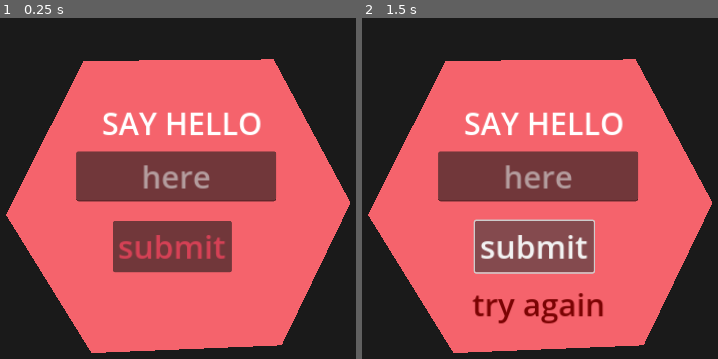
Above: before the commit, frames 1-2 (left to right).
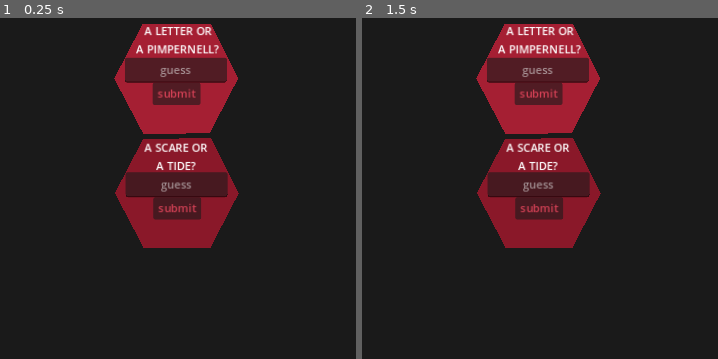
Above: after the commit, the same moments.

Repository: cristiehenry/godot-rnd
Game: Godot game, scene res://scenes/main.tscn
The game is run twice, just before and just after one commit, with the same random seed, the same clock (stepped at 60 frames per second) and the same inputs.
Inputs:
- Up to frame 1 (0.25 s): no input
- Up to frame 2 (1.5 s): click "submit" at 0.5 s; click "submit" at 1.25 s

The runs differ from the first frame. In frame 1, 66% of the frame differs, in the area x 1-99%, y 1-99%; in frame 2, 66%.

Commit message:
now there are two

Diff:
--- a/scenes/control.gd
+++ b/scenes/control.gd
@@ -17,7 +17,7 @@
 	var text = enter_here.text
 	text = text.strip_edges().to_lower()
 
-	if text == "hello":
+	if text == "scarlet":
 		success_message.text = "You WIN"
 	else:
 		success_message.text = "try again"
--- a/scenes/main.tscn
+++ b/scenes/main.tscn
@@ -1,59 +1,57 @@
-[gd_scene load_steps=7 format=3 uid="uid://bbvvv53m7xt4u"]
+[gd_scene load_steps=5 format=3 uid="uid://bbvvv53m7xt4u"]
 
 [ext_resource type="Script" path="res://scenes/control.gd" id="1_o5qli"]
 
 [sub_resource type="Theme" id="Theme_5c407"]
+default_font_size = 16
 
 [sub_resource type="LabelSettings" id="LabelSettings_1j03x"]
-font_size = 44
-
-[sub_resource type="Theme" id="Theme_iam74"]
-default_font_size = 45
-
-[sub_resource type="Theme" id="Theme_gfbam"]
 
 [sub_resource type="LabelSettings" id="LabelSettings_n7lkh"]
-font_size = 45
-font_color = Color(0.481018, 0.0127848, 0.0128667, 1)
+line_spacing = 2.08165e-12
+font_color = Color(0.227108, 0.00278755, 0.00278428, 1)
 
 [node name="main" type="Node"]
 
-[node name="Control" type="Control" parent="."]
+[node name="Red" type="Control" parent="."]
 light_mask = 0
 layout_mode = 3
 anchors_preset = 15
 anchor_right = 1.0
 anchor_bottom = 1.0
+offset_left = 5.0
+offset_right = 5.0
 grow_horizontal = 2
 grow_vertical = 2
 theme = SubResource("Theme_5c407")
 script = ExtResource("1_o5qli")
 
-[node name="Polygon2D" type="Polygon2D" parent="Control"]
+[node name="Polygon2D" type="Polygon2D" parent="Red"]
 show_behind_parent = true
-position = Vector2(-344, 290)
-scale = Vector2(4.56316, 4.47535)
-color = Color(0.960795, 0.390257, 0.425873, 1)
-polygon = PackedVector2Array(231.5, -37, 171.5, -36.5, 147, 13, 174, 57.5, 234, 55, 255.744, 9.16129)
+position = Vector2(239, 299)
+scale = Vector2(1.63489, 1.65047)
+color = Color(0.544052, 0.0952324, 0.161329, 1)
+polygon = PackedVector2Array(231.5, -37, 171.5, -36.5, 146.617, 10.9489, 172.13, 58.9898, 230.66, 58.7663, 255.744, 10.9489)
 uv = PackedVector2Array(231.5, -37, 171.5, -36.5, 147, 13, 174, 57.5, 234, 55, 262.5, 8.5)
 
-[node name="MarginContainer" type="MarginContainer" parent="Control"]
-layout_mode = 0
-offset_right = 40.0
-offset_bottom = 40.0
-
-[node name="Panel" type="Panel" parent="Control"]
-layout_mode = 0
-offset_right = 40.0
-offset_bottom = 40.0
-
-[node name="Label" type="Label" parent="Control/Panel"]
-layout_mode = 0
-offset_left = 431.0
-offset_top = 161.0
-offset_right = 730.0
-offset_bottom = 271.0
-text = "say hello"
+[node name="MarginContainer" type="MarginContainer" parent="Red"]
+layout_mode = 0
+offset_right = 40.0
+offset_bottom = 40.0
+
+[node name="Panel" type="Panel" parent="Red"]
+layout_mode = 0
+offset_right = 40.0
+offset_bottom = 40.0
+
+[node name="Label" type="Label" parent="Red/Panel"]
+layout_mode = 0
+offset_left = 516.0
+offset_top = 232.0
+offset_right = 617.0
+offset_bottom = 300.0
+text = "a scare or
+a tide?"
 label_settings = SubResource("LabelSettings_1j03x")
 horizontal_alignment = 1
 vertical_alignment = 1
@@ -62,47 +60,45 @@
 max_lines_visible = 2
 text_direction = 1
 
-[node name="EnterHere" type="LineEdit" parent="Control/Panel"]
+[node name="EnterHere" type="LineEdit" parent="Red/Panel"]
 layout_mode = 1
 anchors_preset = -1
 anchor_left = 0.175
 anchor_top = 0.544
 anchor_right = 1.552
 anchor_bottom = 1.195
-offset_left = 421.0
-offset_top = 235.24
-offset_right = 653.92
-offset_bottom = 280.2
-theme = SubResource("Theme_iam74")
-placeholder_text = "here"
+offset_left = 487.0
+offset_top = 265.24
+offset_right = 578.92
+offset_bottom = 275.2
+placeholder_text = "guess"
 alignment = 1
 max_length = 16
 expand_to_text_length = true
 
-[node name="SubmitButton" type="Button" parent="Control/Panel"]
+[node name="SubmitButton" type="Button" parent="Red/Panel"]
 layout_mode = 1
 anchors_preset = -1
 anchor_left = 0.044
 anchor_top = 1.425
 anchor_right = 1.875
 anchor_bottom = 2.2
-offset_left = 479.24
-offset_top = 300.0
-offset_right = 577.0
-offset_bottom = 333.0
-theme = SubResource("Theme_gfbam")
+offset_left = 532.24
+offset_top = 266.0
+offset_right = 528.0
+offset_bottom = 266.0
 theme_override_colors/font_color = Color(0.834057, 0.253157, 0.33358, 1)
-theme_override_font_sizes/font_size = 46
+theme_override_font_sizes/font_size = 16
 action_mode = 0
 text = "submit"
 icon_alignment = 1
 
-[node name="SuccessMessage" type="Label" parent="Control/Panel"]
-layout_mode = 0
-offset_left = 452.0
-offset_top = 432.0
-offset_right = 695.0
-offset_bottom = 523.0
+[node name="SuccessMessage" type="Label" parent="Red/Panel"]
+layout_mode = 0
+offset_left = 520.0
+offset_top = 355.0
+offset_right = 614.0
+offset_bottom = 396.0
 label_settings = SubResource("LabelSettings_n7lkh")
 horizontal_alignment = 1
 vertical_alignment = 1
@@ -111,4 +107,101 @@
 max_lines_visible = 1
 visible_characters = 14
 
-[connection signal="pressed" from="Control/Panel/SubmitButton" to="Control" method="_on_submit_button_pressed"]
+[node name="Scarlet" type="Control" parent="."]
+light_mask = 0
+layout_mode = 3
+anchors_preset = 15
+anchor_right = 1.0
+anchor_bottom = 1.0
+offset_left = 4.0
+offset_top = -165.0
+offset_right = 4.0
+offset_bottom = -165.0
+grow_horizontal = 2
+grow_vertical = 2
+theme = SubResource("Theme_5c407")
+script = ExtResource("1_o5qli")
+
+[node name="Polygon2D" type="Polygon2D" parent="Scarlet"]
+show_behind_parent = true
+position = Vector2(239, 299)
+scale = Vector2(1.63489, 1.65047)
+color = Color(0.650373, 0.124727, 0.200968, 1)
+polygon = PackedVector2Array(231.5, -37, 171.5, -36.5, 146.617, 10.9489, 172.13, 58.9898, 230.66, 58.7663, 255.744, 10.9489)
+uv = PackedVector2Array(231.5, -37, 171.5, -36.5, 147, 13, 174, 57.5, 234, 55, 262.5, 8.5)
+
+[node name="MarginContainer" type="MarginContainer" parent="Scarlet"]
+layout_mode = 0
+offset_right = 40.0
+offset_bottom = 40.0
+
+[node name="Panel" type="Panel" parent="Scarlet"]
+layout_mode = 0
+offset_right = 40.0
+offset_bottom = 40.0
+
+[node name="Label" type="Label" parent="Scarlet/Panel"]
+layout_mode = 0
+offset_left = 510.0
+offset_top = 229.0
+offset_right = 631.0
+offset_bottom = 297.0
+text = "a letter or
+a pimpernell?"
+label_settings = SubResource("LabelSettings_1j03x")
+horizontal_alignment = 1
+vertical_alignment = 1
+autowrap_mode = 3
+uppercase = true
+max_lines_visible = 2
+text_direction = 1
+
+[node name="EnterHere" type="LineEdit" parent="Scarlet/Panel"]
+layout_mode = 1
+anchors_preset = -1
+anchor_left = 0.175
+anchor_top = 0.544
+anchor_right = 1.552
+anchor_bottom = 1.195
+offset_left = 487.0
+offset_top = 265.24
+offset_right = 578.92
+offset_bottom = 275.2
+placeholder_text = "guess"
+alignment = 1
+max_length = 16
+expand_to_text_length = true
+
+[node name="SubmitButton" type="Button" parent="Scarlet/Panel"]
+layout_mode = 1
+anchors_preset = -1
+anchor_left = 0.044
+anchor_top = 1.425
+anchor_right = 1.875
+anchor_bottom = 2.2
+offset_left = 532.24
+offset_top = 266.0
+offset_right = 528.0
+offset_bottom = 266.0
+theme_override_colors/font_color = Color(0.834057, 0.253157, 0.33358, 1)
+theme_override_font_sizes/font_size = 16
+action_mode = 0
+text = "submit"
+icon_alignment = 1
+
+[node name="SuccessMessage" type="Label" parent="Scarlet/Panel"]
+layout_mode = 0
+offset_left = 520.0
+offset_top = 355.0
+offset_right = 614.0
+offset_bottom = 396.0
+label_settings = SubResource("LabelSettings_n7lkh")
+horizontal_alignment = 1
+vertical_alignment = 1
+autowrap_mode = 3
+justification_flags = 131
+max_lines_visible = 1
+visible_characters = 14
+
+[connection signal="pressed" from="Red/Panel/SubmitButton" to="Red" method="_on_submit_button_pressed"]
+[connection signal="pressed" from="Scarlet/Panel/SubmitButton" to="Scarlet" method="_on_submit_button_pressed"]
